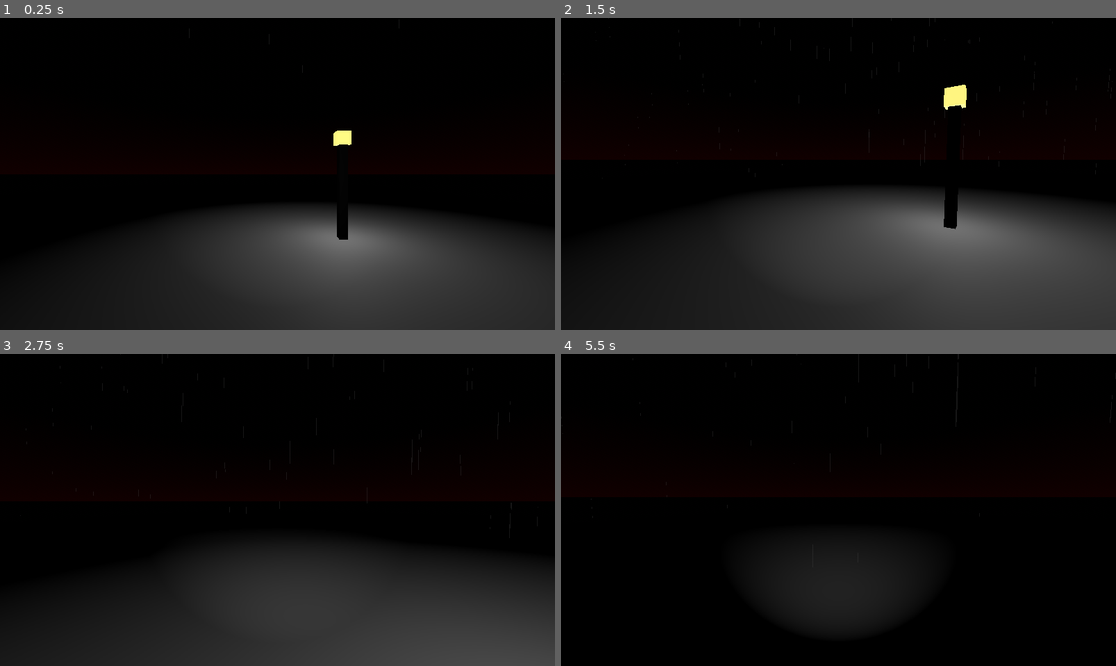
Above: before the commit, frames 1-4 (two rows, left to right).
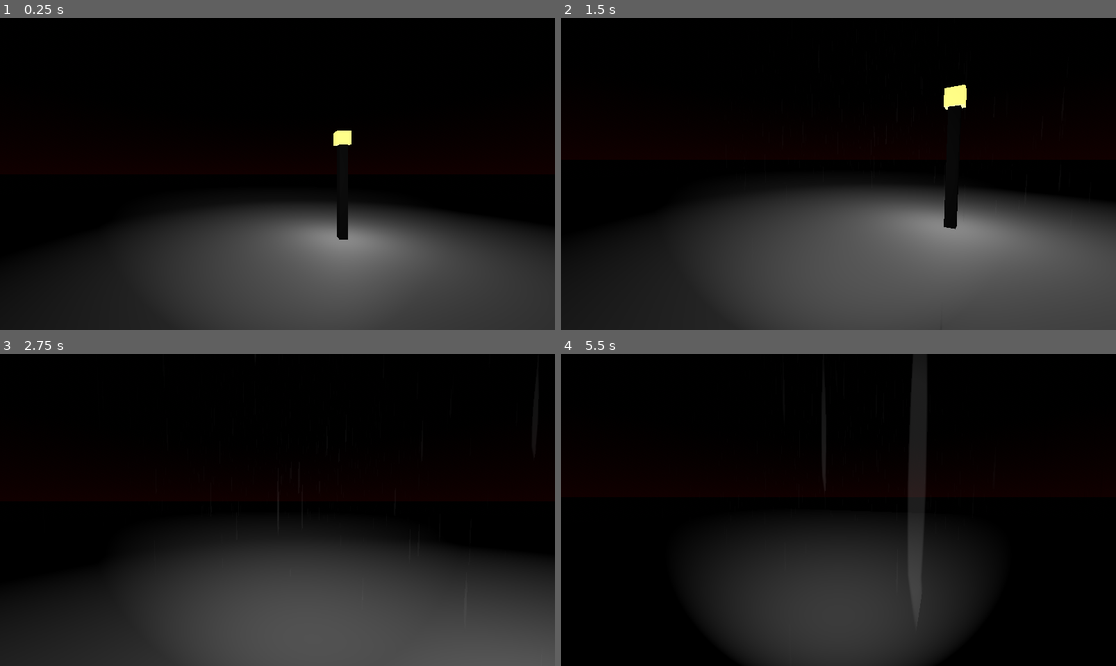
Above: after the commit, the same moments.

Repository: upitroma/the-silent
Game: Godot game, scene res://scenes/world.tscn
Same seed, same stepped clock (60 frames per second), same inputs: the game is played once before the commit and once after it.
Inputs (mouse positions are in pixels of both pictures, inside the frame that each line leads up to):
- Up to frame 1 (0.25 s): no input
- Up to frame 2 (1.5 s): move the mouse to (960, 158) at 0.52 s; hold D (move_right) 0.53-1.28 s; click (960, 158) at 0.6 s; move the mouse to (810, 174) at 1.27 s; hold W (move_forward) from 1.28 s (still down); click (810, 174) at 1.35 s
- Up to frame 3 (2.75 s): keep holding W (move_forward); move the mouse to (288, 503) at 2.02 s; click (288, 503) at 2.1 s
- Up to frame 4 (5.5 s): keep holding W (move_forward); move the mouse to (832, 516) at 2.77 s; click (832, 516) at 2.85 s; move the mouse to (877, 513) at 3.52 s; click (877, 513) at 3.6 s; move the mouse to (794, 506) at 4.27 s; click (794, 506) at 4.35 s; tap Enter at 5 s; move the mouse to (844, 510) at 5.02 s; click (844, 510) at 5.1 s

The runs differ from the first frame. In frame 1, 1.2% of the frame differs, in the area x 37-59%, y 87-99%; in frame 2, 5.2%; in frame 3, 4.4%; in frame 4, 13%, in the area x 26-74%, y 2-100%.

Commit message:
poc I guess

Diff:
--- /dev/null
+++ b/default_bus_layout.tres
@@ -0,0 +1,9 @@
+[gd_resource type="AudioBusLayout" format=3 uid="uid://cgfn3uv1g0ng7"]
+
+[resource]
+bus/1/name = &"Rain"
+bus/1/solo = false
+bus/1/mute = false
+bus/1/bypass_fx = false
+bus/1/volume_db = 0.0
+bus/1/send = &"Master"
--- a/prefabs/lamp.tscn
+++ b/prefabs/lamp.tscn
@@ -24,4 +24,5 @@
 
 [node name="OmniLight3D" type="OmniLight3D" parent="."]
 transform = Transform3D(1, 0, 0, 0, 1, 0, 0, 0, 1, 0, 1.88631, 0)
+light_energy = 1.449
 omni_range = 11.9179
--- a/scenes/player.gd
+++ b/scenes/player.gd
@@ -10,7 +10,7 @@
 	var horizontal_velocity = Input.get_vector("move_left","move_right","move_forward","move_back").normalized() * speed
 	velocity = horizontal_velocity.x * global_transform.basis.x + horizontal_velocity.y * global_transform.basis.z
 	if is_on_floor():
-		velocity_y = jump_velocity if Input.is_action_just_pressed("jump") else 0
+		velocity_y = 0
 	else: velocity_y -= gravity * delta
 	velocity.y = velocity_y
 	move_and_slide()
--- /dev/null
+++ b/scenes/silentArea.gd
@@ -0,0 +1,23 @@
+extends Node3D
+
+@export var rainAudioStreamPlayerNodePath: NodePath
+@onready var rainAudioStreamPlayer: AudioStreamPlayer = get_node(rainAudioStreamPlayerNodePath)
+
+# Called when the node enters the scene tree for the first time.
+func _ready():
+	pass # Replace with function body.
+
+
+# Called every frame. 'delta' is the elapsed time since the previous frame.
+func _process(delta):
+	pass
+
+
+func _on_area_3d_body_shape_entered(body_rid, body, body_shape_index, local_shape_index):
+	if (body.is_in_group("player")):
+		AudioServer.set_bus_mute(1,true)
+
+
+func _on_area_3d_body_shape_exited(body_rid, body, body_shape_index, local_shape_index):
+	if (body.is_in_group("player")):
+		AudioServer.set_bus_mute(1,false)
--- a/scenes/world.tscn
+++ b/scenes/world.tscn
@@ -1,9 +1,10 @@
-[gd_scene load_steps=13 format=3 uid="uid://becibbnb3chm1"]
+[gd_scene load_steps=15 format=3 uid="uid://becibbnb3chm1"]
 
 [ext_resource type="Script" path="res://scenes/player.gd" id="1_ngg5l"]
 [ext_resource type="AudioStream" uid="uid://bmqsteeymaqvd" path="res://assets/rain.mp3" id="1_uvn73"]
 [ext_resource type="PackedScene" uid="uid://bb8f8larc7wjw" path="res://prefabs/lamp.tscn" id="2_ol827"]
 [ext_resource type="Texture2D" uid="uid://kimvlst7iuv" path="res://assets/particleCircle.png" id="2_rt6w6"]
+[ext_resource type="Script" path="res://scenes/silentArea.gd" id="5_swunu"]
 
 [sub_resource type="ProceduralSkyMaterial" id="ProceduralSkyMaterial_paptp"]
 sky_top_color = Color(0.0076315, 0.0114208, 0.0182263, 1)
@@ -26,7 +27,7 @@
 emission_box_extents = Vector3(30, 2, 50)
 direction = Vector3(0, -1, 0)
 spread = 0.0
-initial_velocity_min = 50.0
+initial_velocity_min = 40.0
 initial_velocity_max = 50.0
 
 [sub_resource type="Curve" id="Curve_0ftd4"]
@@ -38,21 +39,25 @@
 [sub_resource type="StandardMaterial3D" id="StandardMaterial3D_sybox"]
 transparency = 1
 cull_mode = 2
-shading_mode = 0
 vertex_color_use_as_albedo = true
-albedo_color = Color(0.32549, 0.32549, 0.32549, 0.470588)
+albedo_color = Color(0.827451, 0.827451, 0.827451, 0.113725)
 albedo_texture = ExtResource("2_rt6w6")
 
 [sub_resource type="RibbonTrailMesh" id="RibbonTrailMesh_xdq0q"]
 material = SubResource("StandardMaterial3D_sybox")
 shape = 0
 size = 0.5
+sections = 2
 section_length = 0.5
 curve = SubResource("Curve_0ftd4")
 
 [sub_resource type="CapsuleShape3D" id="CapsuleShape3D_t8top"]
 radius = 0.384128
 height = 2.49232
+
+[sub_resource type="CylinderShape3D" id="CylinderShape3D_qu1x4"]
+height = 11.0034
+radius = 6.28297
 
 [node name="world" type="Node3D"]
 
@@ -79,12 +84,13 @@
 volume_db = -10.306
 autoplay = true
 mix_target = 1
+bus = &"Rain"
 
 [node name="rainParticles" type="GPUParticles3D" parent="environment/rain"]
 transform = Transform3D(1, 0, 0, 0, 1, 0, 0, 0, 1, -3.68573, 6.5888, 6.48214)
 cast_shadow = 0
 gi_mode = 0
-amount = 1000
+amount = 20000
 randomness = 0.88
 visibility_aabb = AABB(-19.7813, -9.52063, -37.9106, 39.5627, 19.0413, 75.8213)
 process_material = SubResource("ParticleProcessMaterial_rqjgd")
@@ -101,7 +107,7 @@
 [node name="Lamp3" parent="environment/lamps" instance=ExtResource("2_ol827")]
 transform = Transform3D(1, 0, 0, 0, 1, 0, 0, 0, 1, -18.3872, 0, 21.7085)
 
-[node name="player" type="CharacterBody3D" parent="."]
+[node name="player" type="CharacterBody3D" parent="." groups=["player"]]
 transform = Transform3D(1, 0, 0, 0, 1, 0, 0, 0, 1, 0, 0.699193, 0)
 script = ExtResource("1_ngg5l")
 
@@ -110,9 +116,31 @@
 
 [node name="flashlight" type="SpotLight3D" parent="player/playerCamera"]
 transform = Transform3D(1, 0, 0, 0, 1, 0, 0, 0, 1, 0, 0.0414076, 0)
-spot_range = 18.4574
-spot_angle = 33.8645
+light_energy = 1.989
+spot_range = 60.0152
+spot_angle = 42.8042
 
 [node name="CollisionShape3D" type="CollisionShape3D" parent="player"]
 transform = Transform3D(1, 0, 0, 0, 1, 0, 0, 0, 1, 0, 1.29096, 0)
 shape = SubResource("CapsuleShape3D_t8top")
+
+[node name="silentArea" type="Node3D" parent="."]
+transform = Transform3D(1, 0, 0, 0, 1, 0, 0, 0, 1, -21.5274, 9.53674e-07, -0.853908)
+script = ExtResource("5_swunu")
+rainAudioStreamPlayerNodePath = NodePath("../environment/rain/ambientRain")
+
+[node name="decal" type="Sprite3D" parent="silentArea"]
+transform = Transform3D(5, 0, 0, 0, -2.18557e-07, -1, 0, 5, -4.37114e-08, 0, 0.0259854, 0)
+cast_shadow = 0
+gi_mode = 2
+modulate = Color(0.254322, 2.60267e-05, 0.236046, 1)
+shaded = true
+texture = ExtResource("2_rt6w6")
+
+[node name="Area3D" type="Area3D" parent="silentArea"]
+
+[node name="CollisionShape3D" type="CollisionShape3D" parent="silentArea/Area3D"]
+shape = SubResource("CylinderShape3D_qu1x4")
+
+[connection signal="body_shape_entered" from="silentArea/Area3D" to="silentArea" method="_on_area_3d_body_shape_entered"]
+[connection signal="body_shape_exited" from="silentArea/Area3D" to="silentArea" method="_on_area_3d_body_shape_exited"]
Not shown, changed: assets/rain.mp3.import
